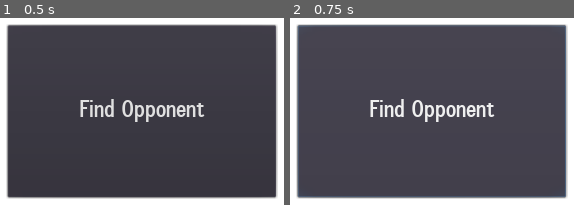
Above: before the commit, frames 1-2 (left to right).
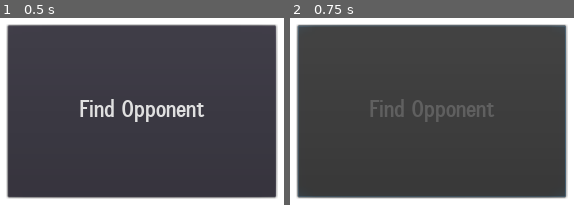
Above: after the commit, the same moments.

Repository: brennanho/Trio
Game: Godot game, scene res://Find_Opponent.tscn
Two runs of this game, one before a commit and one after it. Both use one fixed random seed, a clock stepped at 60 frames per second and the inputs below. This scene is started directly instead of the project's main scene.
Inputs:
- Up to frame 1 (0.5 s): no input
- Up to frame 2 (0.75 s): click "Find Opponent" at 0.5 s

Frame 1 is identical in both runs. In frame 2, 2.0% of the frame differs, in the area x 28-73%, y 43-56%.

Commit message:
Testing find game

Diff:
--- a/scripts/node_client.gd
+++ b/scripts/node_client.gd
@@ -2,19 +2,25 @@
 var ws = WebSocketClient.new()
 var wss = WebSocketServer.new()
 var wsp = WebSocketPeer.new()
+var socket_id
 const server_url = "ws://testing12345.localtunnel.me/socket.io/?EIO=3&transport=websocket"
-const local_url = "ws://127.0.0.1:8092/socket.io/?EIO=3&transport=websocket"
+const localhost = "ws://127.0.0.1:8092/socket.io/?EIO=3&transport=websocket"
 
 #Websocket signals
 func _connection_established(protocol):
-	print("Connection established with protocol: ", protocol)
+	print("Connection established with server")
 func _connection_closed(reason):
 	print("Connection closed:", reason)
+	ws.get_peer(1).put_packet("ID: " + socket_id + "has disconnected")
+
 func _connection_error():
 	print("Connection error")
+
 func _data_received():
 	var msg = ws.get_peer(1).get_packet().get_string_from_utf8()
-	print(msg)
+	if msg.begins_with("ID"):
+		socket_id = msg.substr(2, len(msg))
+		print("My socket ID: " + socket_id)
 
 func _process(delta):
 	if ws.CONNECTION_CONNECTED:
@@ -22,8 +28,9 @@
 
 func _on_Find_Opponent_button_down():
 	if ws.CONNECTION_CONNECTED:
-		var msg = "Hello from Godot".to_utf8()
+		var msg = "Find Match".to_utf8()
 		ws.get_peer(1).put_packet(msg)
+		self.disabled = true
 
 #Initialize websocket signals
 func _ready():
@@ -31,5 +38,5 @@
 	ws.connect("connection_closed", self, "_connection_closed")
 	ws.connect("connection_error", self, "_connection_error")
 	ws.connect("data_received", self, "_data_received")
-	ws.connect_to_url(server_url, PoolStringArray([]), false)
+	ws.connect_to_url(server_url, PoolStringArray(['hello']), false)
 	set_process(true)
Not shown, changed: Node/server.js
